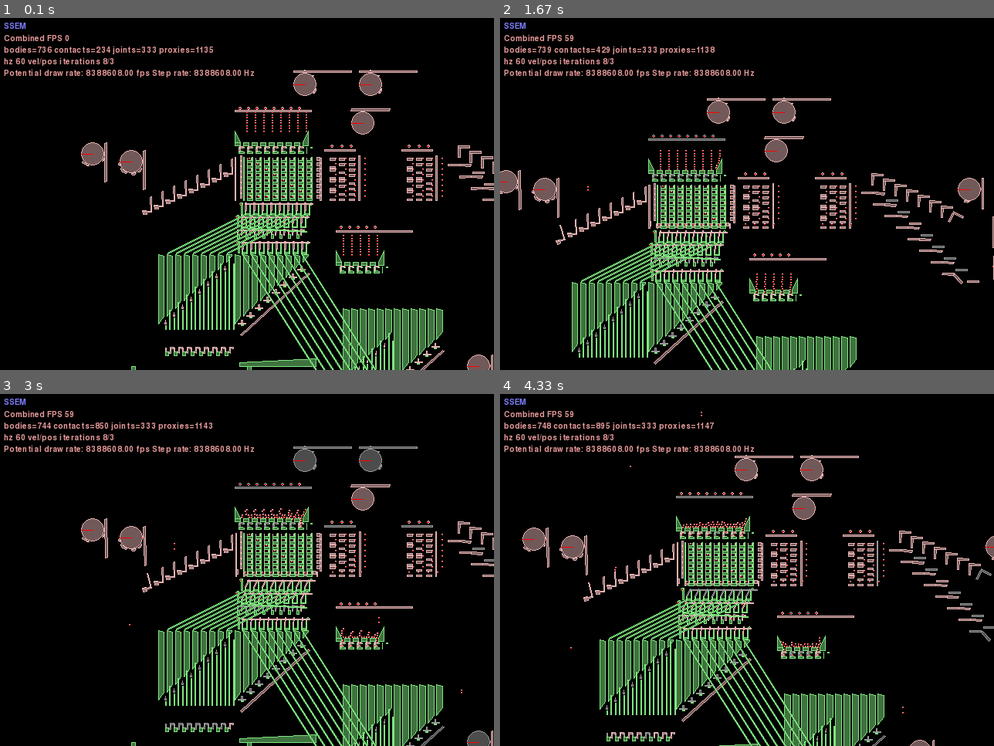
Above: before the commit, frames 1-4 (two rows, left to right).
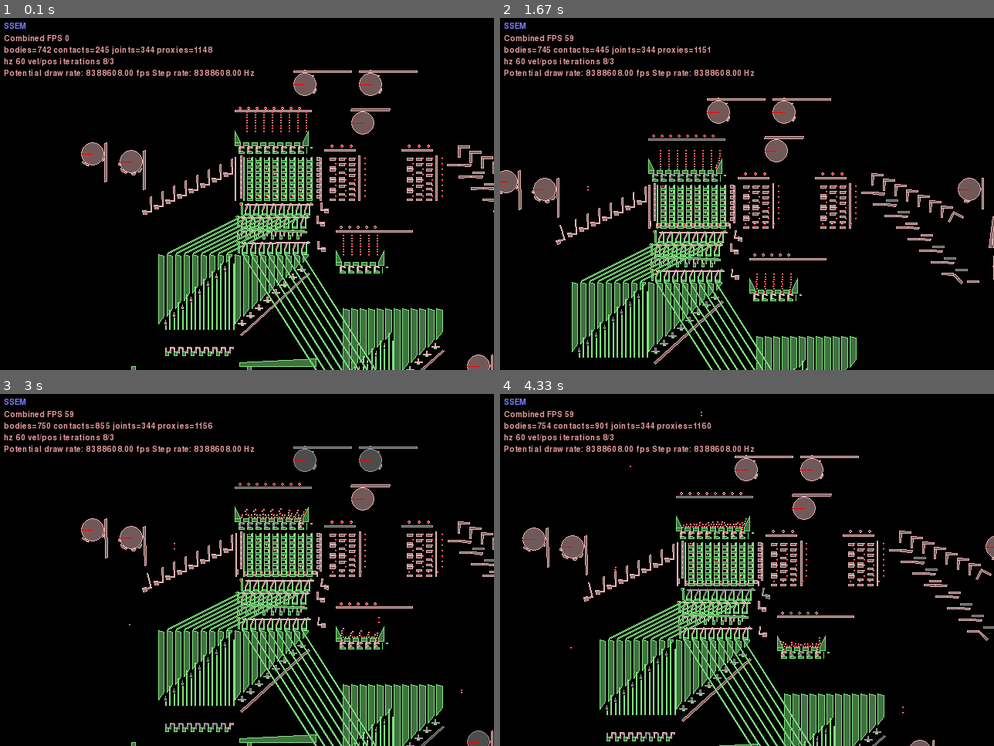
Above: after the commit, the same moments.

Repository: jmacarthur/box2d-ssem
Game: pygame game, started from main.py
The game is run twice, just before and just after one commit, with the same random seed, the same clock (stepped at 60 frames per second) and the same inputs.
Inputs (mouse positions are in pixels of both pictures, inside the frame that each line leads up to):
- Up to frame 1 (0.1 s): no input
- Up to frame 2 (1.67 s): hold Right 0.33-0.8 s; move the mouse to (727, 201) at 0.37 s; hold Up 0.83-1.13 s; move the mouse to (747, 208) at 0.87 s; tap Space at 0.9, 1.23, 1.53 s; hold Right 1.17-1.63 s; move the mouse to (628, 186) at 1.2 s
- Up to frame 3 (3 s): hold Left 1.67-2.2 s; move the mouse to (296, 643) at 1.7 s; tap Space at 1.73, 2.03, 2.3, 2.63, 2.93 s; hold Down 2.23-2.53 s; move the mouse to (93, 647) at 2.27 s; hold Left 2.57-2.97 s; move the mouse to (429, 689) at 2.6 s
- Up to frame 4 (4.33 s): hold Up 3-3.37 s; move the mouse to (806, 594) at 3.03 s; tap Space at 3.07, 3.47, 3.77, 4.13 s; hold Right 3.4-4.03 s; move the mouse to (756, 436) at 3.43 s; hold Down from 4.07 s (still down); move the mouse to (628, 489) at 4.1 s

The runs differ from the first frame. In frame 1, 0.8% of the frame differs, in the area x 8-100%, y 7-96%; in frame 2, 0.8%, in the area x 8-100%, y 7-75%; in frame 3, 0.6%; in frame 4, 0.8%.

Commit message:
Bias all diverters so they sit in the neutral position

Diff:
--- a/main.py
+++ b/main.py
@@ -30,16 +30,23 @@
 
 # Instruction format: least significant 5 bits are address; top 3 bits are instruction.
 # Instructions are :
-#    0 - JMP
-#    1 - JRP
-#    2 - LDN
-#    3 - STO
-#    4 - SUB
-#    5 - also SUB
-#    6 - CMP
-#    7 - STOP
-
-initial_memory = [ 0xFF, 0x2, 0x4, 0x8, 0x10, 0x20, 0x40, 0x80 ]
+JMP = 0
+JRP = 1
+LDN = 2
+STO = 3
+SUB = 4
+CMP = 6
+STOP = 7
+
+# At the moment, PC starts at 0xFF.
+initial_memory = [ 0xFF,
+                   0x02,
+                   0x04,
+                   0x08,
+                   0x10,
+                   0x20,
+                   0x40,
+                   LDN<<5 + 1]
 
 bar_gate_raisers = False
 
@@ -95,7 +102,7 @@
         if inverted: (filterA, filterB) = (filterB, filterA)
         conrod = self.add_dynamic_polygon(box_polygon(pitch*8,2), xpos, ypos+15, filters[2])
         for c in range(0,8):
-            diverter = self.add_dynamic_polygon(box_polygon(3,20), c*pitch+xpos, ypos, filterA)
+            diverter = self.add_dynamic_polygon(rotate_polygon(box_polygon(3,20),-20), c*pitch+xpos, ypos, filterA)
             self.revolving_joint(bodyA=diverter, bodyB=attachment_body, anchor=(xpos+c*pitch, ypos))
             self.revolving_joint(bodyA=diverter, bodyB=conrod, anchor=(xpos+c*pitch, ypos+15))
 
@@ -122,7 +129,12 @@
         self.add_static_polygon(makeBox(xpos-10, ypos-10, 3,30))
         self.transfer_bands.append((-12+ypos+10, -12+ypos, transfer_band_x, 1 if inverted else 0))
         conrod.attachment_point = (xpos+pitch*8, ypos+15)
+
+        return_crank = self.crank_right_up(xpos+pitch*8+20,ypos, attachment_body)
+        self.distance_joint(return_crank, conrod)
+
         return conrod
+
     def regenerator(self, xpos, ypos, attachment_body, crank_list):
         regen_parts = []
         pusher_parts = []
@@ -421,6 +433,16 @@
         self.revolving_joint(crank, attachment_body, (xpos,ypos))
         crank.attachment_point=(xpos,ypos+output_length)
         return crank
+
+    def crank_right_up(self, xpos, ypos, attachment_body, output_length=20, weight=10):
+        crank_fixture_1 = fixtureDef(shape=makeBox(0,0,20,3), density=1.0, filter=filters[0])
+        crank_fixture_2 = fixtureDef(shape=makeBox(0,0,3,output_length), density=1.0, filter=filters[0])
+        crank_fixture_3 = fixtureDef(shape=makeBox(10,-5,10,10), density=weight, filter=filters[0]) # Heavy weight
+        crank = self.add_multifixture([crank_fixture_1, crank_fixture_2, crank_fixture_3], xpos, ypos)
+        self.revolving_joint(crank, attachment_body, (xpos,ypos))
+        crank.attachment_point=(xpos,ypos+output_length)
+        return crank
+
 
     def memory_sender(self, xpos, ypos, attachment_body):
         v1 = [ (0,0), (7,-4), (7,-17), (0,-13) ]
@@ -643,7 +665,7 @@
             block = self.add_dynamic_polygon(box_polygon(30,5), xpos+i*30, ypos-i*andgate_spacing_y-50)
             block_slider = self.add_dynamic_polygon(box_polygon(30,5), xpos+i*30-30, ypos-i*andgate_spacing_y-50)
             self.revolving_joint(block_slider, block, (xpos+i*30, ypos-i*andgate_spacing_y-50))
-            self.slide_joint(attachment_body, block_slider, (1,0), -8,0)
+            self.slide_joint(attachment_body, block_slider, (1,0), -8,0, friction=0)
             block_slider.attachment_point = (xpos+i*30-30, ypos-i*andgate_spacing_y-50)
             self.instruction_outputs.append(block_slider)
             pusher_slider = self.add_dynamic_polygon(box_polygon(30,5), xpos+i*30+35, ypos-i*andgate_spacing_y-70)
@@ -684,8 +706,8 @@
         (memory_selector_holdoff, memory_follower_holdoff) = self.memory_module(0,0, groundBody)
         self.upper_regenerators = []
         self.diverter_set(-5,-25, groundBody, slope_x=-200) # Diverter 1. Splits to subtractor reader.
-        self.diverter_set(-15,-57.5, groundBody, discard=True) # Diverter 2. Discards all output.
-        upper_regen_control = self.regenerator(-15,-85, groundBody, self.upper_regenerators) # Regenerator 1. For regenning anything read from memory.
+        discard_diverter_lever = self.diverter_set(-15,-59, groundBody, discard=True) # Diverter 2. Discards all output.
+        upper_regen_control = self.regenerator(-15,-87, groundBody, self.upper_regenerators) # Regenerator 1. For regenning anything read from memory.
         diverter_3 = self.diverter_set(-13,-125, groundBody, slope_x=222, slope_y=350) # Diverter 3; splits to instruction reg/PC
 
         # PC injector
@@ -764,11 +786,18 @@
         follower_body = self.add_cam(600, -430, groundBody, 80, bumps=[(0.30,0.02)], horizontal=True)
         self.distance_joint(follower_body, sender_eject)
 
+        instruction_ready_point = 0.50
+
         # Cam 9: Resets accumulator on LDN.
-        follower_body = self.add_cam(900, 0, groundBody, 80, bumps=[(0.50,0.02)], horizontal=True, reverse_direction=True, axis_offset=3)
+        follower_body = self.add_cam(900, 0, groundBody, 80, bumps=[(instruction_ready_point,0.02)], horizontal=True, reverse_direction=True, axis_offset=3)
         self.distance_joint(follower_body, self.instruction_inputs[2])
         # Attach LDN instruction output to reset bar
         self.distance_joint(accumulator_reset_lever, self.instruction_outputs[2])
+
+        # Cam 10: Setup discard on STO. We also need another STO nudge to inject to memory.
+        follower_body = self.add_cam(900, 0, groundBody, 80, bumps=[(instruction_ready_point,0.2)], horizontal=True, reverse_direction=True, axis_offset=3)
+        self.distance_joint(follower_body, self.instruction_inputs[STO])
+        self.distance_joint(discard_diverter_lever, self.instruction_outputs[STO])
 
         # Notable timing points:
         # 0.31: Memory at PC has been read and regenerated
